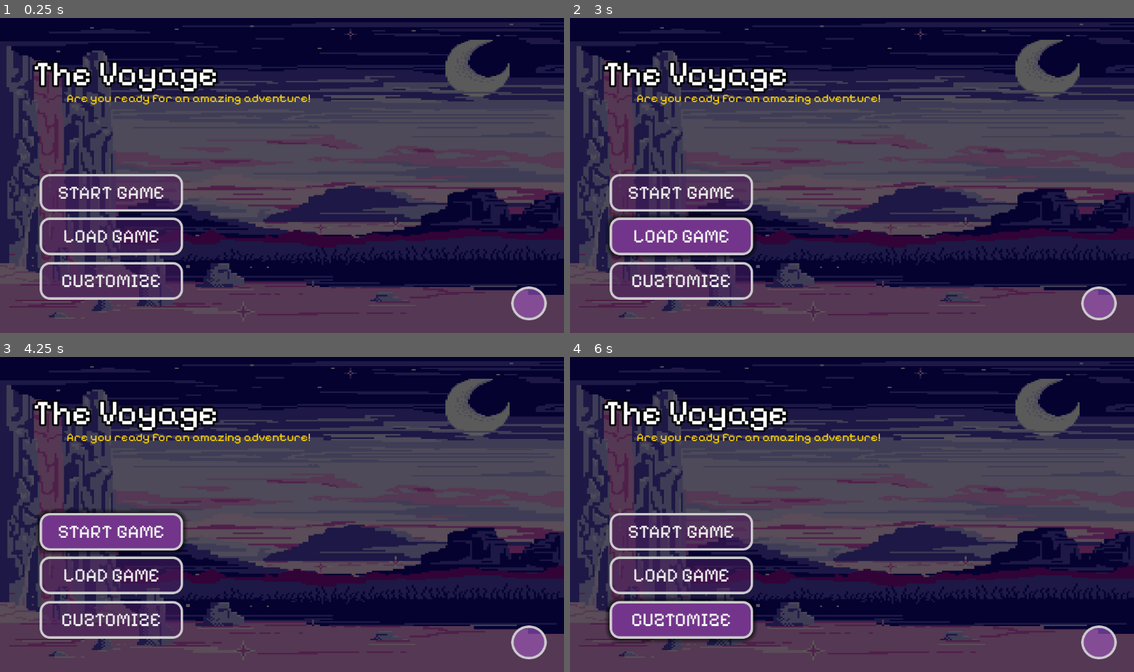
Above: before the commit, frames 1-4 (two rows, left to right).
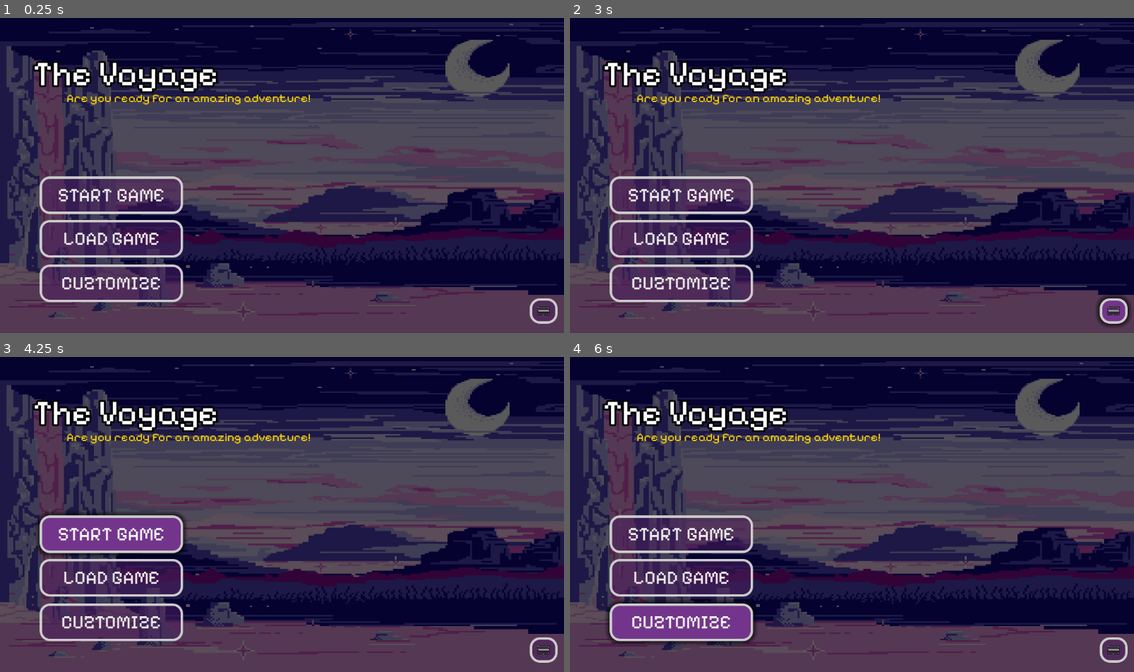
Above: after the commit, the same moments.

Repository: Sh4y-Cormac/MINI-IT-PROJECT-2-10
Game: Godot game, scene res://GUI Stuff/StartMenu.tscn
Same seed, same stepped clock (60 frames per second), same inputs: the game is played once before the commit and once after it.
Inputs (mouse positions are in pixels of both pictures, inside the frame that each line leads up to; where the layout moved, square brackets give the same spot in the first picture):
- Up to frame 1 (0.25 s): no input
- Up to frame 2 (3 s): click (1100, 304) at 0.52 s; click "CUZTOMIZE" at 1.25 s; click "LOAD GAME" at 2 s; click (1111, 310) [682, 235] at 2.75 s
- Up to frame 3 (4.25 s): click "START GAME" at 3.5 s
- Up to frame 4 (6 s): click "START GAME" at 4.25 s; click (1100, 643) at 5.02 s; click "CUZTOMIZE" at 5.75 s

The runs differ from the first frame. In frame 1, 4.5% of the frame differs, in the area x 7-99%, y 49-98%; in frame 2, 6.6%, in the area x 6-100%, y 49-98%; in frame 3, 4.7%; in frame 4, 4.7%.

Commit message:
Start Menu
Settings Logo Changed / New Idea - Merge feedback with settings

Diff:
--- a/GUI Stuff/StartMenu.tscn
+++ b/GUI Stuff/StartMenu.tscn
@@ -1,51 +1,15 @@
-[gd_scene load_steps=15 format=3 uid="uid://u7yluuk8jor6"]
+[gd_scene load_steps=12 format=3 uid="uid://u7yluuk8jor6"]
 
 [ext_resource type="Script" uid="uid://d4dlpwcfj4lhp" path="res://GUI Stuff/start_menu.gd" id="1_2oqxn"]
 [ext_resource type="Texture2D" uid="uid://cvc446vm5vbqe" path="res://Assets/Images/NotOfficialMainMenu.jpg" id="1_hif8q"]
 [ext_resource type="FontFile" uid="uid://e2r65gh5axk0" path="res://Assets/Fonts/PixelifySans.ttf" id="2_aeyej"]
 [ext_resource type="AudioStream" uid="uid://y82t3c6u0wrh" path="res://Assets/Audio & Sound Effects/Click sound.mp3" id="4_rpgdu"]
+[ext_resource type="Texture2D" uid="uid://daxdi82vvqg2j" path="res://Assets/Images/Feedback.png" id="5_515jg"]
 [ext_resource type="AudioStream" uid="uid://dh0cjtggqcel1" path="res://Assets/Audio & Sound Effects/The Voyager - Background Music.mp3" id="5_rpgdu"]
 
 [sub_resource type="StyleBoxTexture" id="StyleBoxTexture_aeyej"]
 texture = ExtResource("1_hif8q")
 modulate_color = Color(0.355314, 0.355314, 0.355314, 1)
-
-[sub_resource type="StyleBoxEmpty" id="StyleBoxEmpty_aeyej"]
-
-[sub_resource type="StyleBoxFlat" id="StyleBoxFlat_rpgdu"]
-bg_color = Color(0.45098, 0.207843, 0.545098, 1)
-border_width_left = 5
-border_width_top = 5
-border_width_right = 5
-border_width_bottom = 5
-corner_radius_top_left = 35
-corner_radius_top_right = 35
-corner_radius_bottom_right = 35
-corner_radius_bottom_left = 35
-shadow_size = 10
-
-[sub_resource type="StyleBoxFlat" id="StyleBoxFlat_lhe0x"]
-bg_color = Color(0.639216, 0.34902, 0.760784, 1)
-border_width_left = 5
-border_width_top = 5
-border_width_right = 5
-border_width_bottom = 5
-corner_radius_top_left = 35
-corner_radius_top_right = 35
-corner_radius_bottom_right = 35
-corner_radius_bottom_left = 35
-shadow_size = 15
-
-[sub_resource type="StyleBoxFlat" id="StyleBoxFlat_2oqxn"]
-bg_color = Color(0.639216, 0.34902, 0.760784, 0.592157)
-border_width_left = 5
-border_width_top = 5
-border_width_right = 5
-border_width_bottom = 5
-corner_radius_top_left = 35
-corner_radius_top_right = 35
-corner_radius_bottom_right = 35
-corner_radius_bottom_left = 35
 
 [sub_resource type="StyleBoxEmpty" id="StyleBoxEmpty_jp6q8"]
 
@@ -129,23 +93,12 @@
 theme_override_font_sizes/font_size = 25
 text = "Are you ready for an amazing adventure!"
 
-[node name="Button" type="Button" parent="."]
-layout_mode = 0
-offset_left = 1044.0
-offset_top = 553.0
-offset_right = 1117.0
-offset_bottom = 622.0
-theme_override_styles/focus = SubResource("StyleBoxEmpty_aeyej")
-theme_override_styles/hover = SubResource("StyleBoxFlat_rpgdu")
-theme_override_styles/pressed = SubResource("StyleBoxFlat_lhe0x")
-theme_override_styles/normal = SubResource("StyleBoxFlat_2oqxn")
-
-[node name="Button2" type="Button" parent="."]
+[node name="Start Button" type="Button" parent="."]
 layout_mode = 2
 offset_left = 81.0
-offset_top = 323.0
+offset_top = 328.0
 offset_right = 374.0
-offset_bottom = 400.0
+offset_bottom = 405.0
 size_flags_vertical = 3
 theme_override_colors/font_hover_pressed_color = Color(0.912289, 0.912289, 0.912289, 1)
 theme_override_colors/font_color = Color(0.912289, 0.912289, 0.912289, 1)
@@ -159,12 +112,12 @@
 theme_override_styles/normal = SubResource("StyleBoxFlat_8s7a6")
 text = "START GAME"
 
-[node name="Button3" type="Button" parent="."]
+[node name="Customise Button" type="Button" parent="."]
 layout_mode = 0
 offset_left = 81.0
-offset_top = 503.0
+offset_top = 508.0
 offset_right = 374.0
-offset_bottom = 580.0
+offset_bottom = 585.0
 size_flags_vertical = 3
 theme_override_colors/font_hover_pressed_color = Color(0.912289, 0.912289, 0.912289, 1)
 theme_override_colors/font_color = Color(0.912289, 0.912289, 0.912289, 1)
@@ -178,12 +131,12 @@
 theme_override_styles/normal = SubResource("StyleBoxFlat_8s7a6")
 text = "CUZTOMIZE"
 
-[node name="Button4" type="Button" parent="."]
+[node name="Load Button" type="Button" parent="."]
 layout_mode = 0
 offset_left = 81.0
-offset_top = 412.0
+offset_top = 417.0
 offset_right = 374.0
-offset_bottom = 489.0
+offset_bottom = 494.0
 size_flags_vertical = 3
 theme_override_colors/font_hover_pressed_color = Color(0.912289, 0.912289, 0.912289, 1)
 theme_override_colors/font_color = Color(0.912289, 0.912289, 0.912289, 1)
@@ -197,6 +150,26 @@
 theme_override_styles/normal = SubResource("StyleBoxFlat_8s7a6")
 text = "LOAD GAME"
 
+[node name="Feedback Button" type="Button" parent="."]
+offset_left = 1082.0
+offset_top = 577.0
+offset_right = 1139.0
+offset_bottom = 629.0
+size_flags_vertical = 3
+theme_override_colors/font_hover_pressed_color = Color(0.912289, 0.912289, 0.912289, 1)
+theme_override_colors/font_color = Color(0.912289, 0.912289, 0.912289, 1)
+theme_override_colors/font_focus_color = Color(0.912289, 0.912289, 0.912289, 1)
+theme_override_colors/font_pressed_color = Color(0.912289, 0.912289, 0.912289, 1)
+theme_override_fonts/font = ExtResource("2_aeyej")
+theme_override_font_sizes/font_size = 39
+theme_override_icons/icon = ExtResource("5_515jg")
+theme_override_styles/focus = SubResource("StyleBoxEmpty_jp6q8")
+theme_override_styles/hover = SubResource("StyleBoxFlat_hif8q")
+theme_override_styles/pressed = SubResource("StyleBoxFlat_aeyej")
+theme_override_styles/normal = SubResource("StyleBoxFlat_8s7a6")
+icon_alignment = 1
+expand_icon = true
+
 [node name="Clicking And Hovering" type="AudioStreamPlayer2D" parent="."]
 stream = ExtResource("4_rpgdu")
 
@@ -205,13 +178,15 @@
 volume_db = -20.0
 autoplay = true
 
-[connection signal="mouse_entered" from="Button" to="." method="_on_button_mouse_entered"]
-[connection signal="pressed" from="Button" to="." method="_on_button_pressed"]
-[connection signal="mouse_entered" from="Button2" to="." method="_on_button_2_mouse_entered"]
-[connection signal="pressed" from="Button2" to="." method="_on_button_2_pressed"]
-[connection signal="mouse_entered" from="Button3" to="." method="_on_button_3_mouse_entered"]
-[connection signal="pressed" from="Button3" to="." method="_on_button_3_pressed"]
-[connection signal="mouse_entered" from="Button4" to="." method="_on_button_4_mouse_entered"]
-[connection signal="mouse_entered" from="Button4" to="." method="_on_button_2_mouse_entered"]
-[connection signal="pressed" from="Button4" to="." method="_on_button_2_pressed"]
-[connection signal="pressed" from="Button4" to="." method="_on_button_4_pressed"]
+[connection signal="mouse_entered" from="Start Button" to="." method="_on_button_2_mouse_entered"]
+[connection signal="pressed" from="Start Button" to="." method="_on_button_2_pressed"]
+[connection signal="mouse_entered" from="Customise Button" to="." method="_on_button_3_mouse_entered"]
+[connection signal="pressed" from="Customise Button" to="." method="_on_button_3_pressed"]
+[connection signal="mouse_entered" from="Load Button" to="." method="_on_button_4_mouse_entered"]
+[connection signal="mouse_entered" from="Load Button" to="." method="_on_button_2_mouse_entered"]
+[connection signal="pressed" from="Load Button" to="." method="_on_button_2_pressed"]
+[connection signal="pressed" from="Load Button" to="." method="_on_button_4_pressed"]
+[connection signal="mouse_entered" from="Feedback Button" to="." method="_on_button_4_mouse_entered"]
+[connection signal="mouse_entered" from="Feedback Button" to="." method="_on_button_2_mouse_entered"]
+[connection signal="pressed" from="Feedback Button" to="." method="_on_button_2_pressed"]
+[connection signal="pressed" from="Feedback Button" to="." method="_on_button_4_pressed"]
Binary file added: Assets/Images/Feedback.png
Not shown, changed: Assets/Images/Feedback.png.import
Binary file removed: Assets/Images/Settings icon.png
Binary file removed: Assets/Images/global-settings.png
Not shown, removed: Assets/Images/global-settings.png.import
